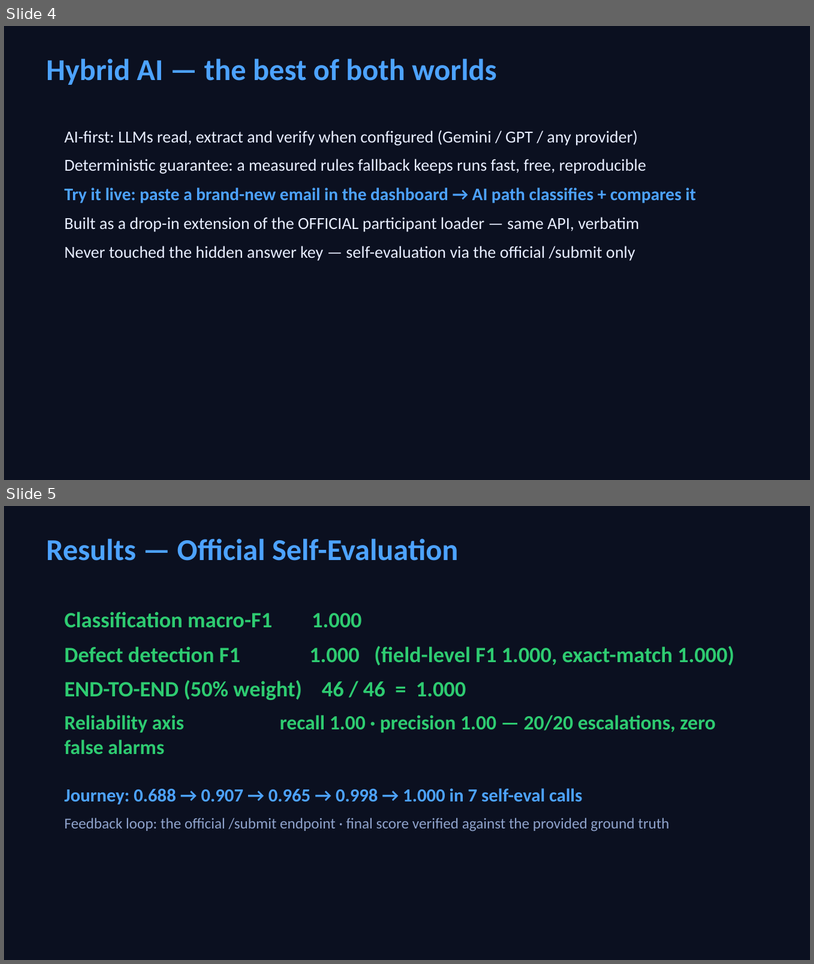
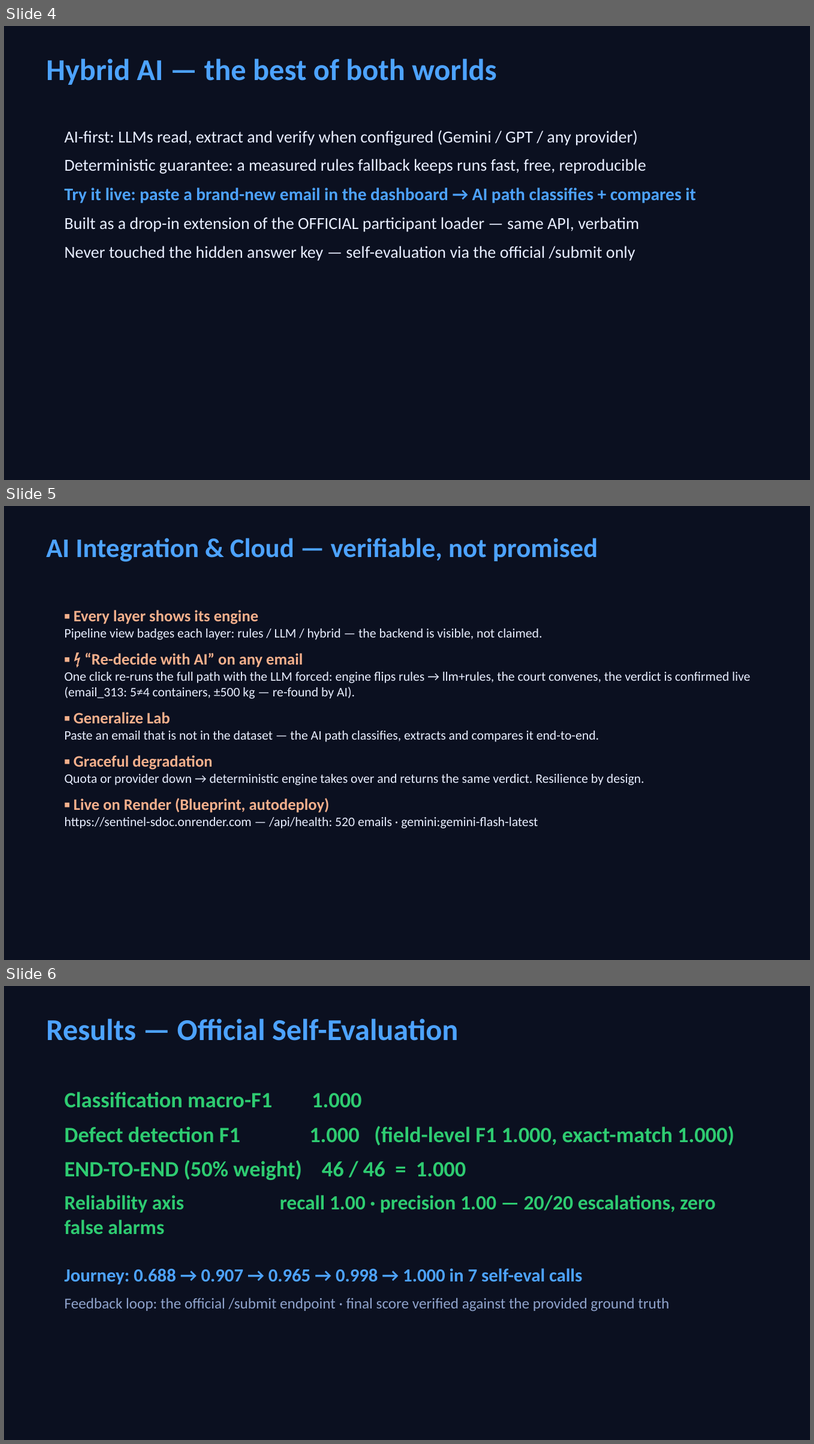
Before and after one commit to omar11-ai/sentinel-sdoc, a slide deck: SENTINEL-Pitch-Deck.pptx. Shown one above the other, each under a label of ours: slides 4 and 5 before the commit, slides 4, 5 and 6 after it. The pictures are 814x964 and 814x1444 pixels, drawn with LibreOffice and Linux fonts; fonts in the diff are those of the drawing. Boxes give left, top, right and bottom in pixels: in the first picture for what was removed or moved away, otherwise in the second. Text is boxed around its words. In the diff, an @@ line names an element or a change of style, - is before the commit and + after.

Commit message:
DeepSeek review round: /api/emails/{id}/recheck live AI re-decision + ⚡ button in drawer, reliability panel (escalation reasons + confidence histogram + official F1), engine column + category/low-conf filters, per-layer engine badges, README AI/Cloud sections, deck slide 5 'AI Integration & Cloud'

```diff
--- a/SENTINEL-Pitch-Deck.pptx
+++ b/SENTINEL-Pitch-Deck.pptx
@@ slide 5 added at (x1=4, y1=506, x2=810, y2=960), background #0B1020 @@
@@ text added at (x1=46, y1=538, x2=598, y2=562), 32 pt, text #4DA3FF, bold @@
+AI Integration & Cloud — verifiable, not promised
@@ text added at (x1=65, y1=610, x2=750, y2=828), 15.5 pt, text #E8EEFF @@
+▪ Every layer shows its engine
+Pipeline view badges each layer: rules / LLM / hybrid — the backend is visible, not claimed.
+▪ ⚡ “Re-decide with AI” on any email
+One click re-runs the full path with the LLM forced: engine flips rules → llm+rules, the court convenes, the verdict is confirmed live (email_313: 5≠4 containers, ±500 kg — re-found by AI).
+▪ Generalize Lab
+Paste an email that is not in the dataset — the AI path classifies, extracts and compares it end-to-end.
+▪ Graceful degradation
+Quota or provider down → deterministic engine takes over and returns the same verdict. Resilience by design.
+▪ Live on Render (Blueprint, autodeploy)
+https://sentinel-sdoc.onrender.com — /api/health: 520 emails · gemini:gemini-flash-latest
@@ what was slide 5 is now slide 6 @@
```
Also in this commit, not shown: 4 other files.
